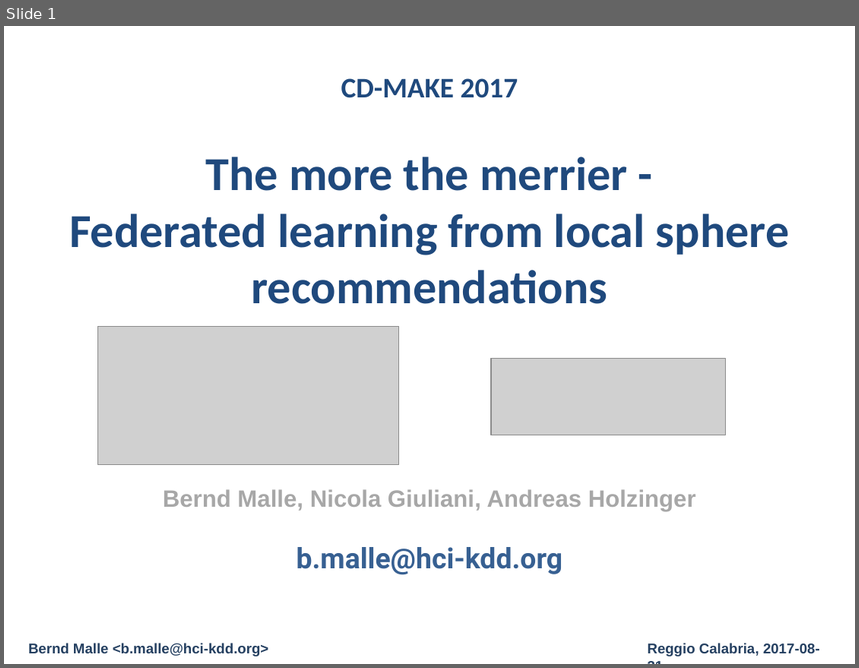
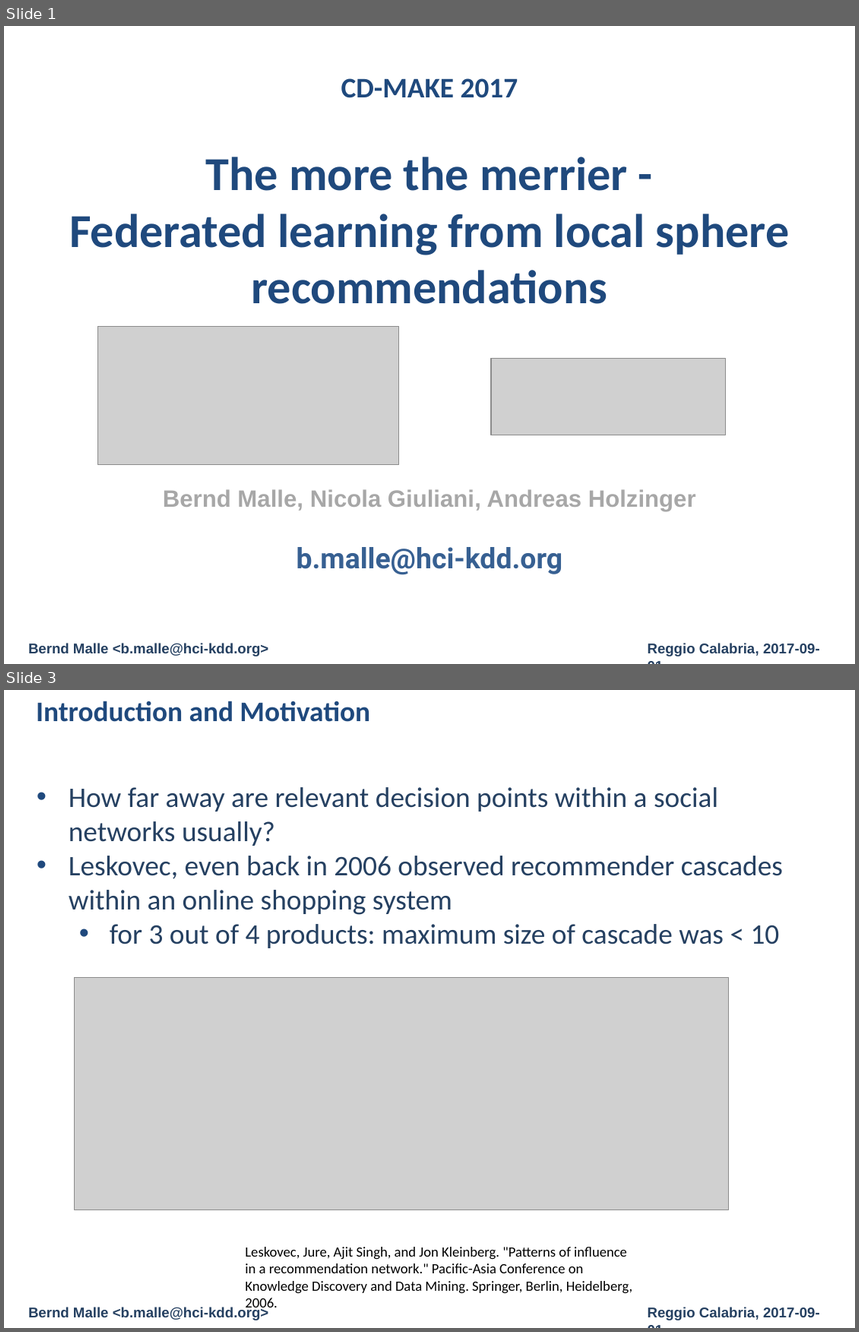
Before and after one commit to cassinius/phd-presentations, a slide deck: 2017/CD-MAKE_2017/Fed/Federated_Learning_Local_Sphere.pptx. Shown one above the other, each under a label of ours: slide 1 before the commit, slides 1 and 3 after it; the slides between them are not shown. The pictures are 859x668 and 859x1332 pixels, drawn with LibreOffice and Linux fonts; fonts in the diff are those of the drawing; grey boxes stand for pictures; background and template pictures are left out. Boxes give left, top, right and bottom in pixels: in the first picture for what was removed or moved away, otherwise in the second. Text is boxed around its words. In the diff, an @@ line names an element or a change of style, - is before the commit and + after.

```diff
--- a/2017/CD-MAKE_2017/Fed/Federated_Learning_Local_Sphere.pptx
+++ b/2017/CD-MAKE_2017/Fed/Federated_Learning_Local_Sphere.pptx
@@ slide 3 added at (x1=4, y1=690, x2=855, y2=1328), background #FFFFFF; not listed: 3 template elements that a slide beside it also shows @@
@@ text added at (x1=36, y1=701, x2=370, y2=722), 24 pt, text #1F497D, bold @@
+Introduction and Motivation
@@ text added at (x1=69, y1=787, x2=783, y2=948), 24 pt, text #254061 @@
+• How far away are relevant decision points within a social networks usually?
+• Leskovec, even back in 2006 observed recommender cascades within an online shopping system
+  • for 3 out of 4 products: maximum size of cascade was < 10
@@ picture added at (x1=75, y1=978, x2=729, y2=1210) @@
@@ text added at (x1=245, y1=1247, x2=633, y2=1294), 12 pt, text #000000 @@
+Leskovec, Jure, Ajit Singh, and Jon Kleinberg. "Patterns of influence in a recommendation network." Pacific-Asia Conference on Knowledge Discovery and Data Mining. Springer, Berlin, Heidelberg, 2006.
@@ slide 1 changed as well @@
@@ text at (x1=648, y1=643, x2=820, y2=657): text changed @@
-Reggio Calabria, 2017-08-31
+Reggio Calabria, 2017-09-01
```
Also in this commit, not shown: 5 other slides changed, 5 other slides added, 3 slides removed.
